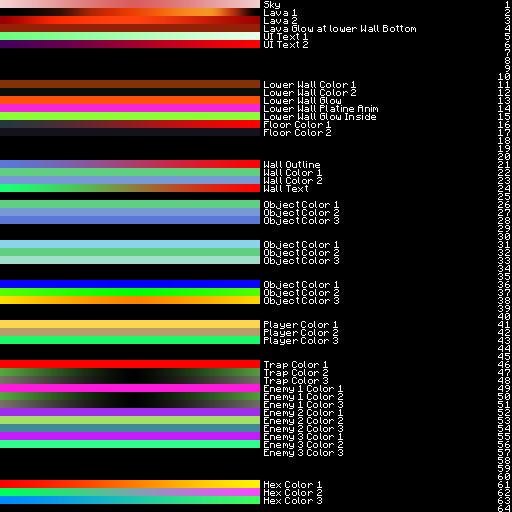
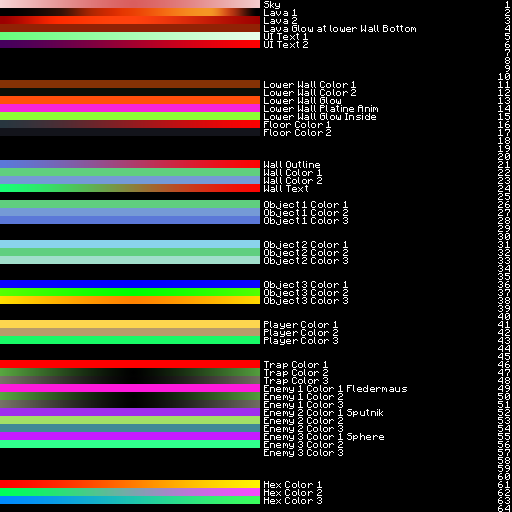
Before/after of a 512x512 layered artwork. What changed in the layer stack:
renamed "Object Color 1" to "Object 1 Color 1", painted on it over [left=302, top=201, right=348, bottom=208]
renamed "Object Color 2" to "Object 1 Color 2", painted on it over [left=302, top=209, right=348, bottom=216]
renamed "Object Color 3" to "Object 1 Color 3", painted on it over [left=302, top=217, right=348, bottom=224]
renamed "Object Color 1" to "Object 2 Color 1", painted on it over [left=302, top=241, right=348, bottom=248]
renamed "Object Color 2" to "Object 2 Color 2", painted on it over [left=302, top=249, right=348, bottom=256]
renamed "Object Color 3" to "Object 2 Color 3", painted on it over [left=302, top=257, right=348, bottom=264]
renamed "Object Color 1" to "Object 3 Color 1", painted on it over [left=302, top=281, right=348, bottom=288]
renamed "Object Color 2" to "Object 3 Color 2", painted on it over [left=302, top=289, right=348, bottom=296]
renamed "Object Color 3" to "Object 3 Color 3", painted on it over [left=302, top=297, right=348, bottom=304]
renamed "Enemy 1 Color 1" to "Enemy 1 Color 1 Fledermaus", painted on it over [left=347, top=385, right=407, bottom=392]
renamed "Enemy 2 Color 1" to "Enemy 2 Color 1 Sputnik", painted on it over [left=347, top=409, right=383, bottom=417]
renamed "Enemy 3 Color 1" to "Enemy 3 Color 1 Sphere", painted on it over [left=347, top=433, right=384, bottom=441]
